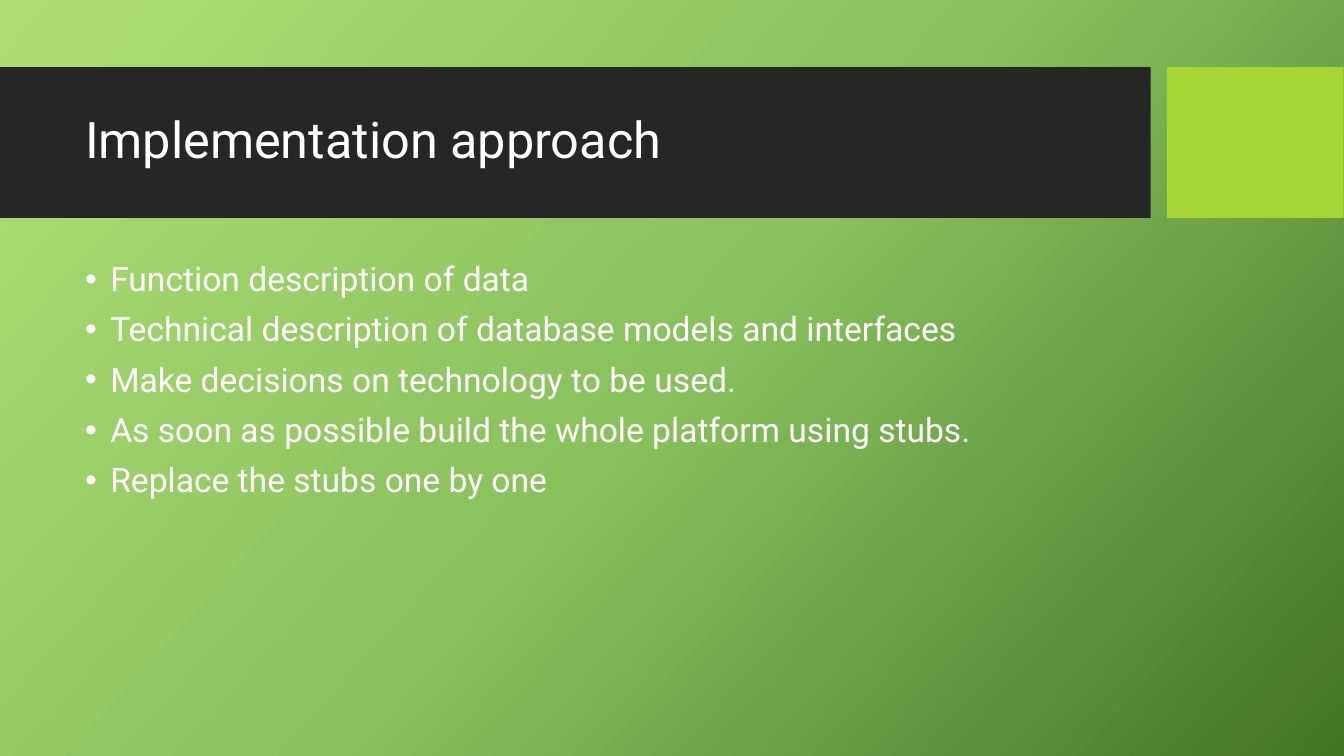
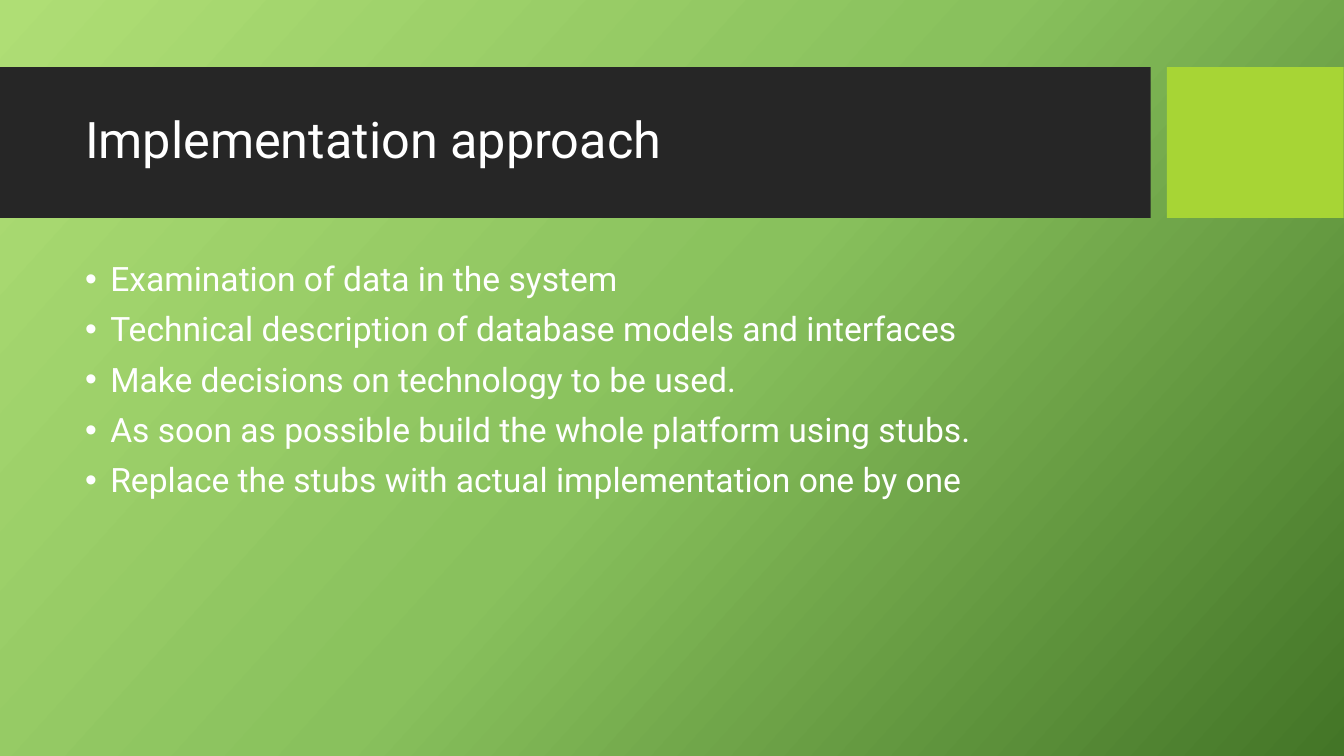
Before and after one commit to RonaldHordijk/DemoSquared, a slide deck: slide 4 of Safeway/Safeway.pptx. Drawn at 1344x756 pixels with LibreOffice and Linux fonts; fonts in the diff are those of the drawing; background and template pictures are left out. Boxes give left, top, right and bottom in pixels: in the first picture for what was removed or moved away, otherwise in the second. Text is boxed around its words. In the diff, an @@ line names an element or a change of style, - is before the commit and + after.

```diff
--- a/Safeway/Safeway.pptx
+++ b/Safeway/Safeway.pptx
@@ text at bbox=[110, 265, 618, 298]: text changed @@
-• Function description of data
+• Examination of data in the system
@@ text at bbox=[110, 467, 962, 499]: text changed @@
-• Replace the stubs one by one
+• Replace the stubs with actual implementation one by one
```
Also in this commit, not shown: 1 other slide changed, 1 other file.
